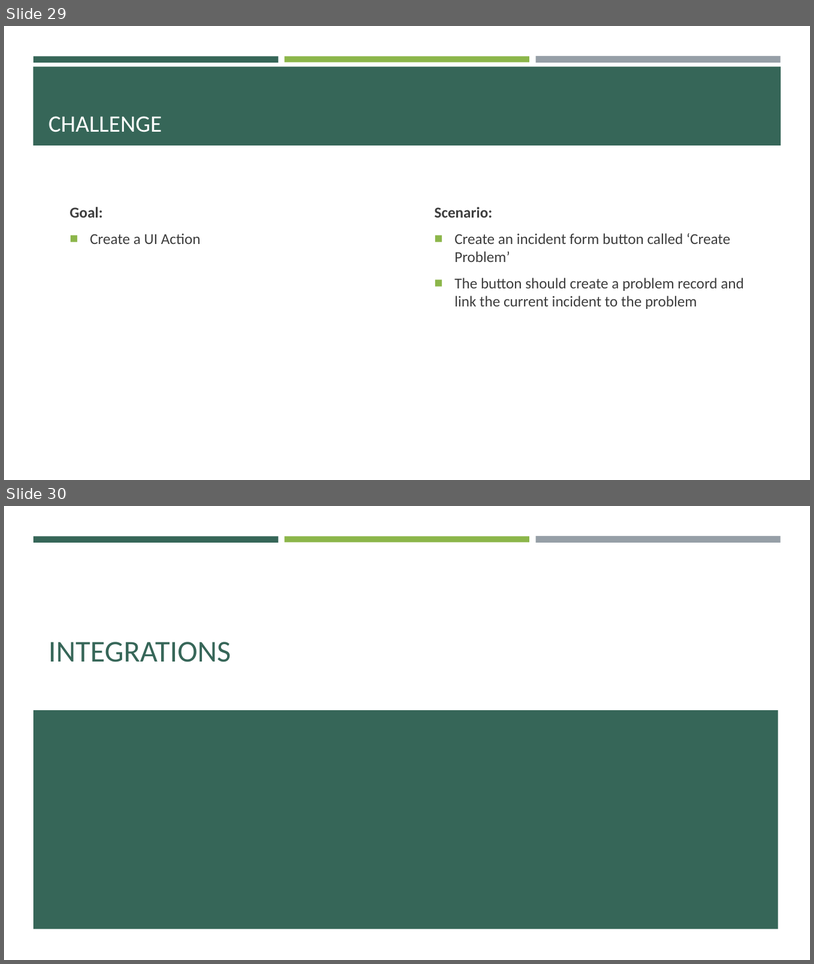
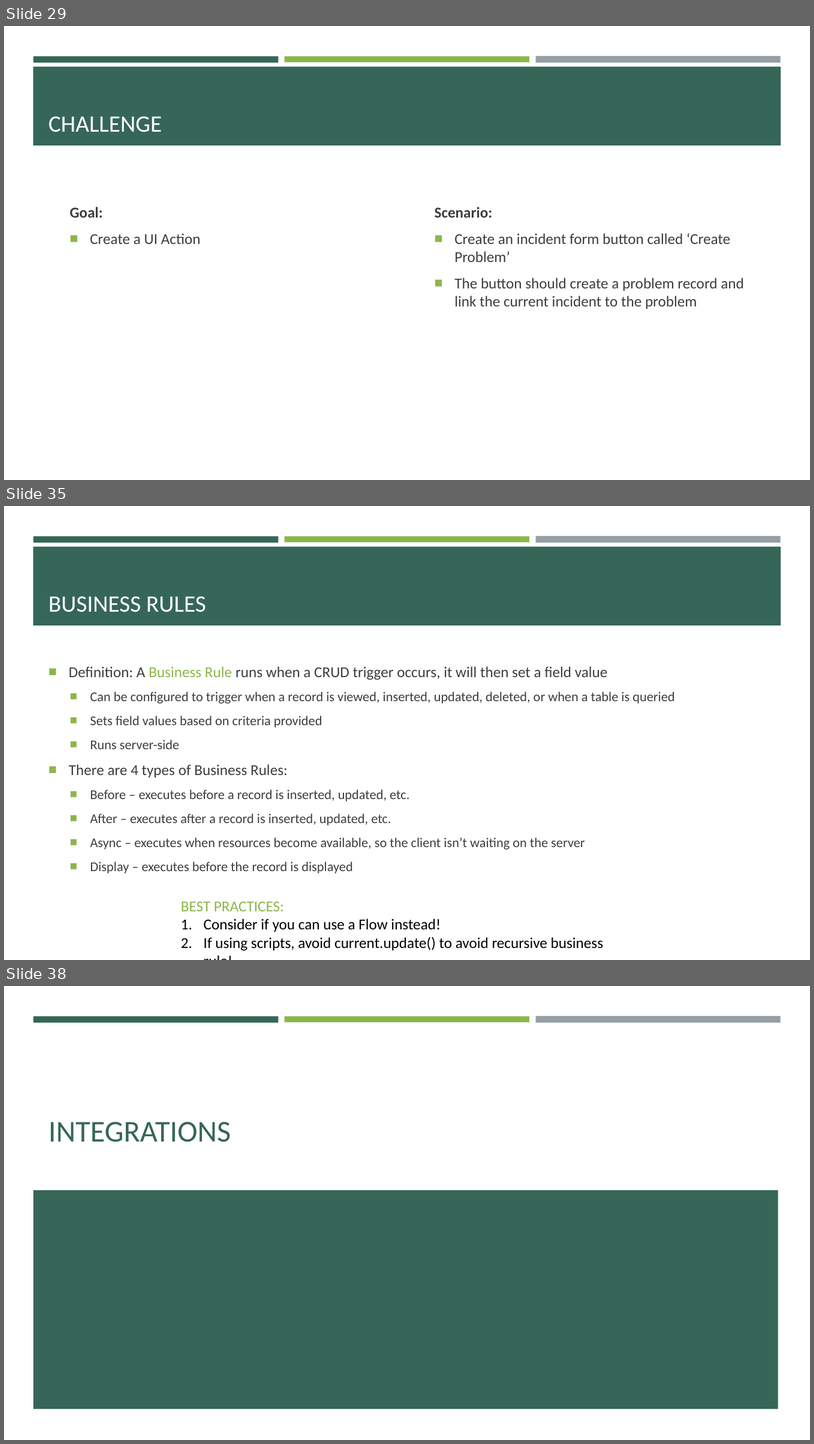
Before and after one commit to e-m-wilson/SNOW, a slide deck: Week_6/Data_Migration_&_Integration.pptx. Shown one above the other, each under a label of ours: slides 29 and 30 before the commit, slides 29, 35 and 38 after it; the slides between them are not shown. The pictures are 814x964 and 814x1444 pixels, drawn with LibreOffice and Linux fonts; fonts in the diff are those of the drawing. Boxes give left, top, right and bottom in pixels: in the first picture for what was removed or moved away, otherwise in the second. Text is boxed around its words. In the diff, an @@ line names an element or a change of style, - is before the commit and + after.

Commit message:
update

```diff
--- a/Week_6/Data_Migration_&_Integration.pptx
+++ b/Week_6/Data_Migration_&_Integration.pptx
@@ slide 35 added at [4, 506, 810, 960], background #FFFFFF; not listed: 4 template elements that a slide beside it also shows @@
@@ title added at [48, 596, 206, 612], 28 pt, text #FFFFFF @@
+BUSINESS RULES
@@ text added at [69, 666, 675, 873], 16 pt, text #3D3D3D @@
+■ Definition: A Business Rule runs when a CRUD trigger occurs, it will then set a field value
+  ■ Can be configured to trigger when a record is viewed, inserted, updated, deleted, or when a table is queried
+  ■ Sets field values based on criteria provided
+  ■ Runs server-side
+■ There are 4 types of Business Rules:
+  ■ Before – executes before a record is inserted, updated, etc.
+  ■ After – executes after a record is inserted, updated, etc.
+  ■ Async – executes when resources become available, so the client isn’t waiting on the server
+  ■ Display – executes before the record is displayed
@@ text added at [181, 901, 604, 951], 18 pt, text #000000 @@
+BEST PRACTICES:
+1. Consider if you can use a Flow instead!
+2. If using scripts, avoid current.update() to avoid recursive business rule!
@@ what was slide 30 is now slide 38 @@
```
Also in this commit, not shown: 7 other slides added.
